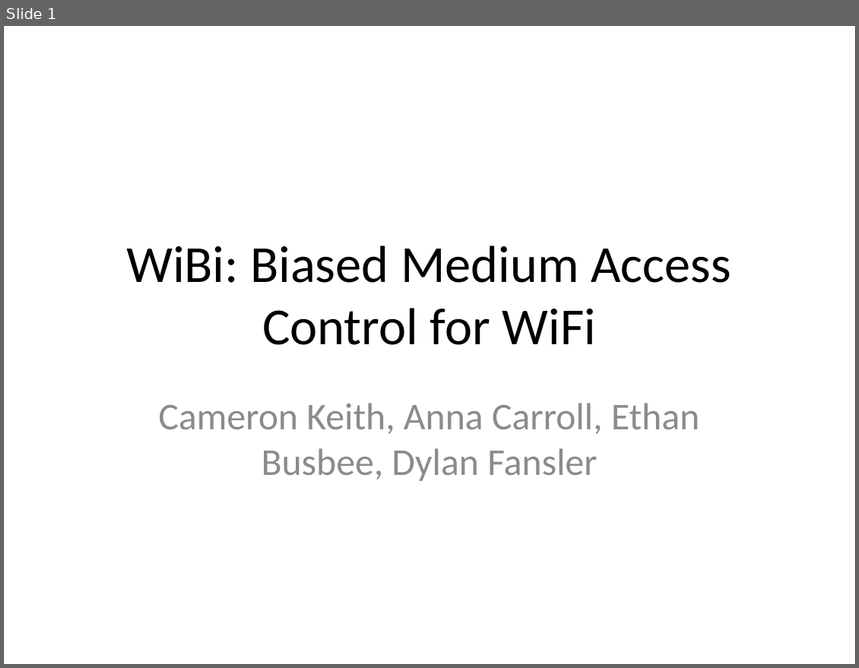
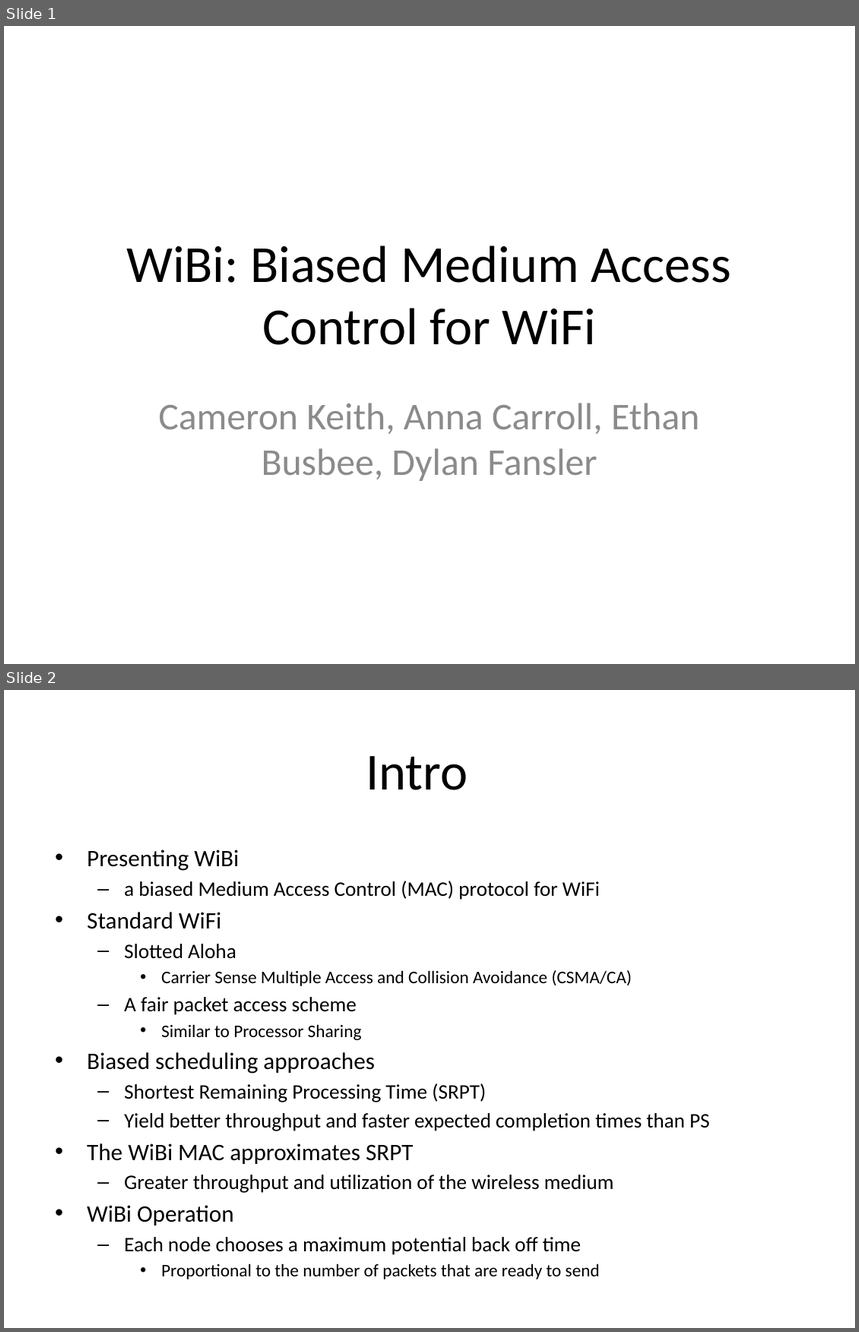
Before and after one commit to Marfle-Bark/myHUMPS, a slide deck: Presentation.pptx. Shown one above the other, each under a label of ours: slide 1 before the commit, slides 1 and 2 after it. The pictures are 859x668 and 859x1332 pixels, drawn with LibreOffice and Linux fonts; fonts in the diff are those of the drawing. Boxes give left, top, right and bottom in pixels: in the first picture for what was removed or moved away, otherwise in the second. Text is boxed around its words. In the diff, an @@ line names an element or a change of style, - is before the commit and + after.

Commit message:
Updates

```diff
--- a/Presentation.pptx
+++ b/Presentation.pptx
@@ slide 2 added at bbox=[4, 690, 855, 1328], background #FFFFFF @@
@@ title added at bbox=[366, 756, 468, 790], 44 pt, text #000000 @@
+Intro
@@ text added at bbox=[87, 850, 710, 1280], 17.5 pt, text #000000 @@
+• Presenting WiBi
+  – a biased Medium Access Control (MAC) protocol for WiFi
+• Standard WiFi
+  – Slotted Aloha
+    • Carrier Sense Multiple Access and Collision Avoidance (CSMA/CA)
+  – A fair packet access scheme
+    • Similar to Processor Sharing
+• Biased scheduling approaches
+  – Shortest Remaining Processing Time (SRPT)
+  – Yield better throughput and faster expected completion times than PS
+• The WiBi MAC approximates SRPT
+  – Greater throughput and utilization of the wireless medium
+• WiBi Operation
+  – Each node chooses a maximum potential back off time
+    • Proportional to the number of packets that are ready to send
```
Also in this commit, not shown: 6 other slides added, 3 slides removed.
